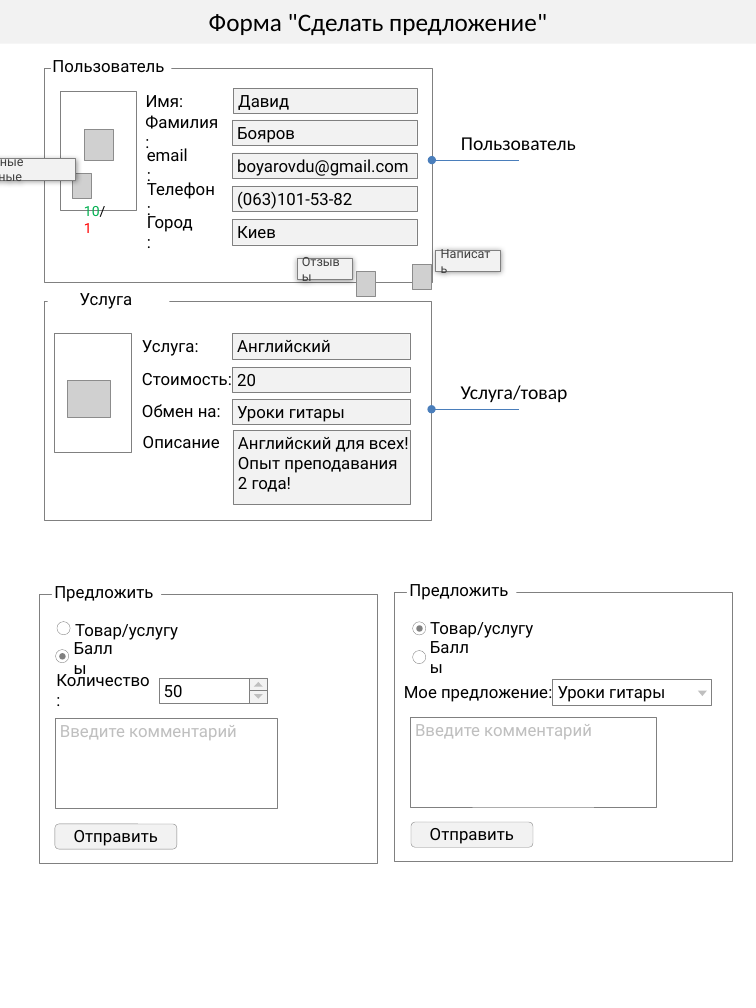
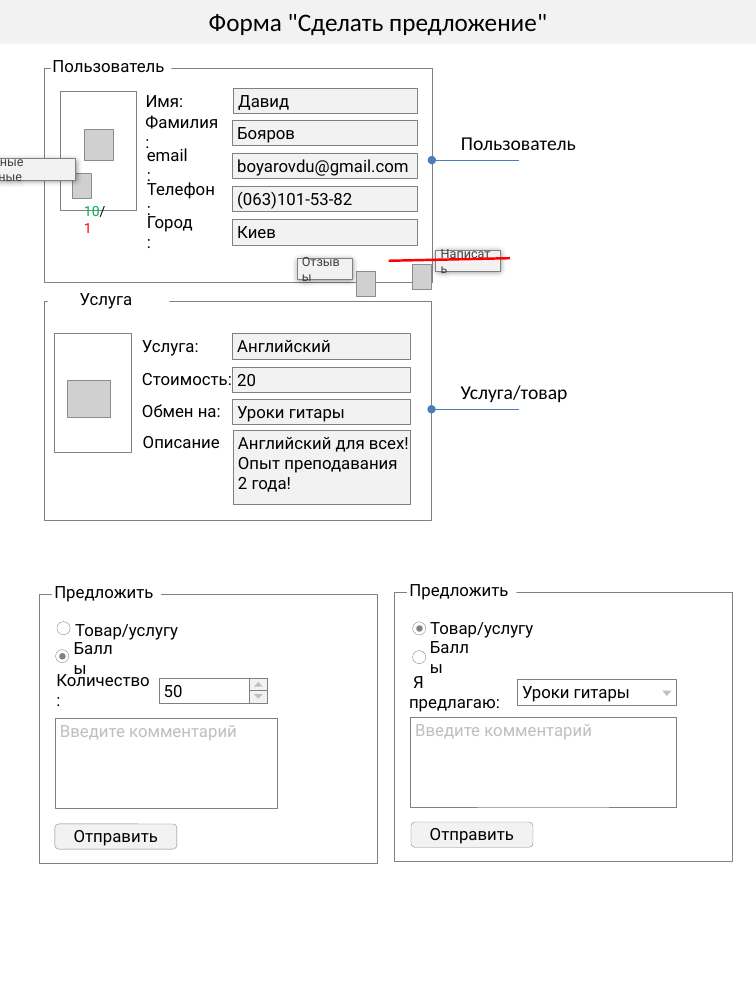
Before and after one commit to boyarovdu/Business, a slide deck: slide 1 of Презентация1.pptx. Drawn at 756x1008 pixels with LibreOffice and Linux fonts; fonts in the diff are those of the drawing; grey boxes stand for pictures; background and template pictures are left out. Boxes give left, top, right and bottom in pixels: in the first picture for what was removed or moved away, otherwise in the second. Text is boxed around its words. In the diff, an @@ line names an element or a change of style, - is before the commit and + after.

```diff
--- a/Презентация1.pptx
+++ b/Презентация1.pptx
@@ line added from (510, 258) to (389, 261), #FF0000 1.75 pt @@
@@ text at (x1=409, y1=676, x2=500, y2=712): text changed @@
-Мое предложение:
+Я предлагаю:
@@ rectangle "Уроки гитары" moved from (x1=552, y1=679, x2=711, y2=705) to (x1=517, y1=679, x2=675, y2=705) @@
@@ rectangle "Введите комментарий" resized from (x1=410, y1=717, x2=656, y2=807) to (x1=410, y1=717, x2=676, y2=807) @@
@@ triangle moved from (x1=698, y1=690, x2=707, y2=696) to (x1=662, y1=690, x2=671, y2=696) @@
```
Also in this commit, not shown: 5 other slides changed, 2 other files.
